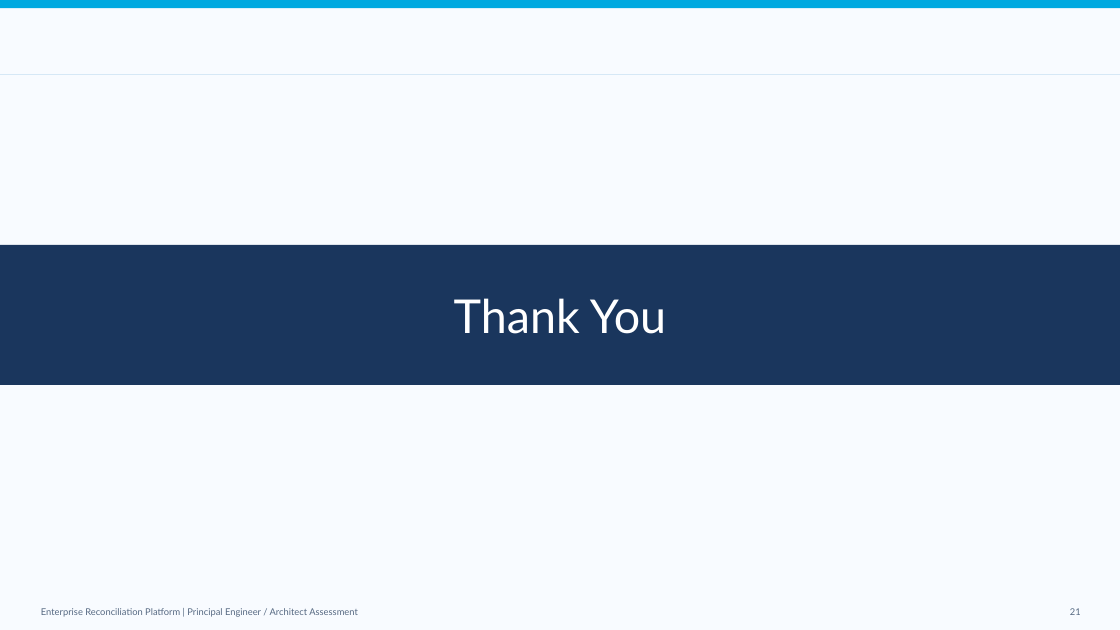
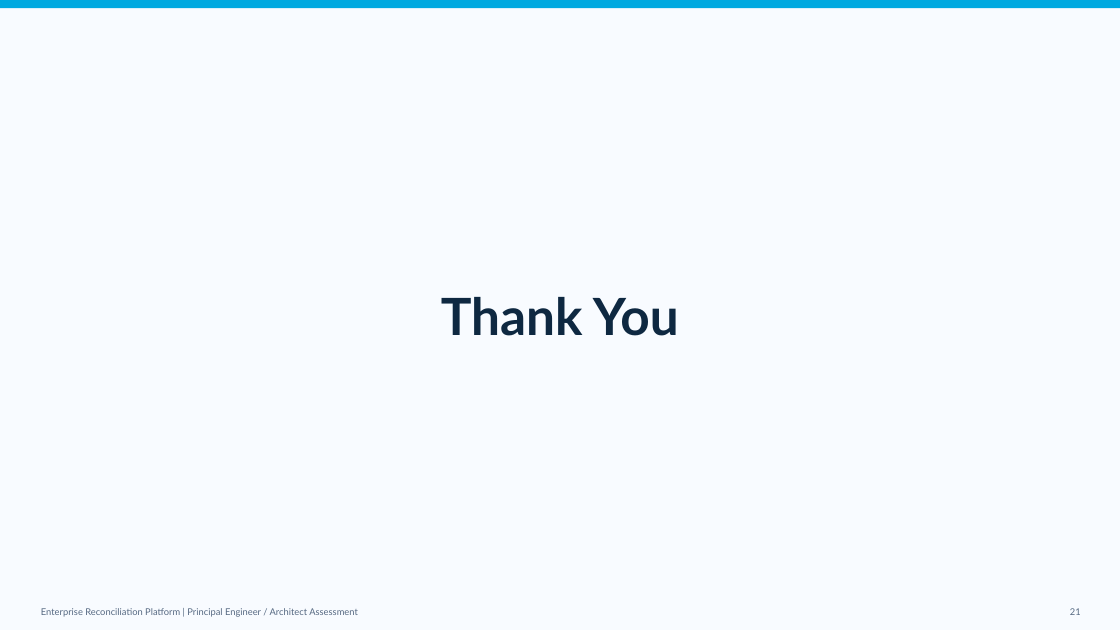
Before and after one commit to ravikumarkotapati/recon-platform, a slide deck: slide 26 of Reconciliation_Platform_Technical_Architecture_Overview.pptx (slide 22 before the commit). Drawn at 1120x630 pixels with LibreOffice and Linux fonts; fonts in the diff are those of the drawing. Boxes give left, top, right and bottom in pixels: in the first picture for what was removed or moved away, otherwise in the second. Text is boxed around its words. In the diff, an @@ line names an element or a change of style, - is before the commit and + after.

```diff
--- a/Reconciliation_Platform_Technical_Architecture_Overview.pptx
+++ b/Reconciliation_Platform_Technical_Architecture_Overview.pptx
@@ line removed from (0, 75) to (1120, 75) @@
@@ rounded rectangle removed at [0,245,1120,386] @@
-Thank You
@@ text in rectangle at [441,297,679,336]: text added @@
+Thank You
```
Also in this commit, not shown: 4 other slides changed, 4 slides added, 6 other files.
